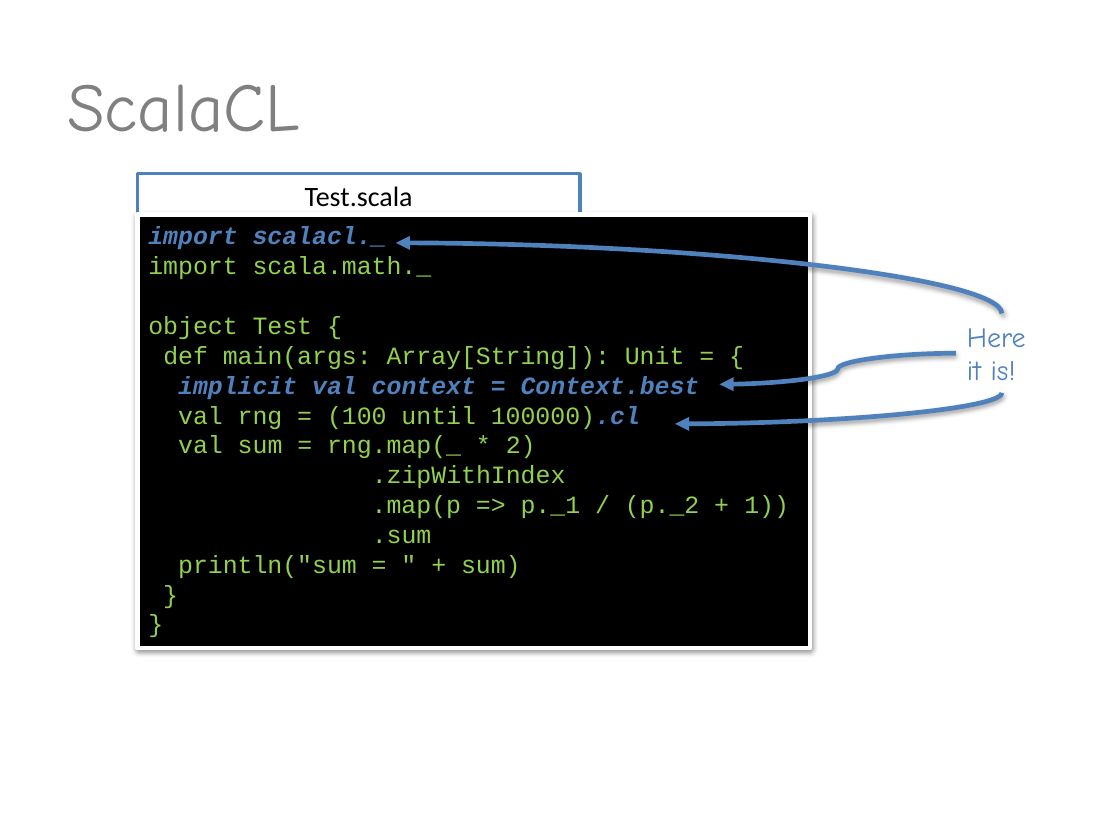
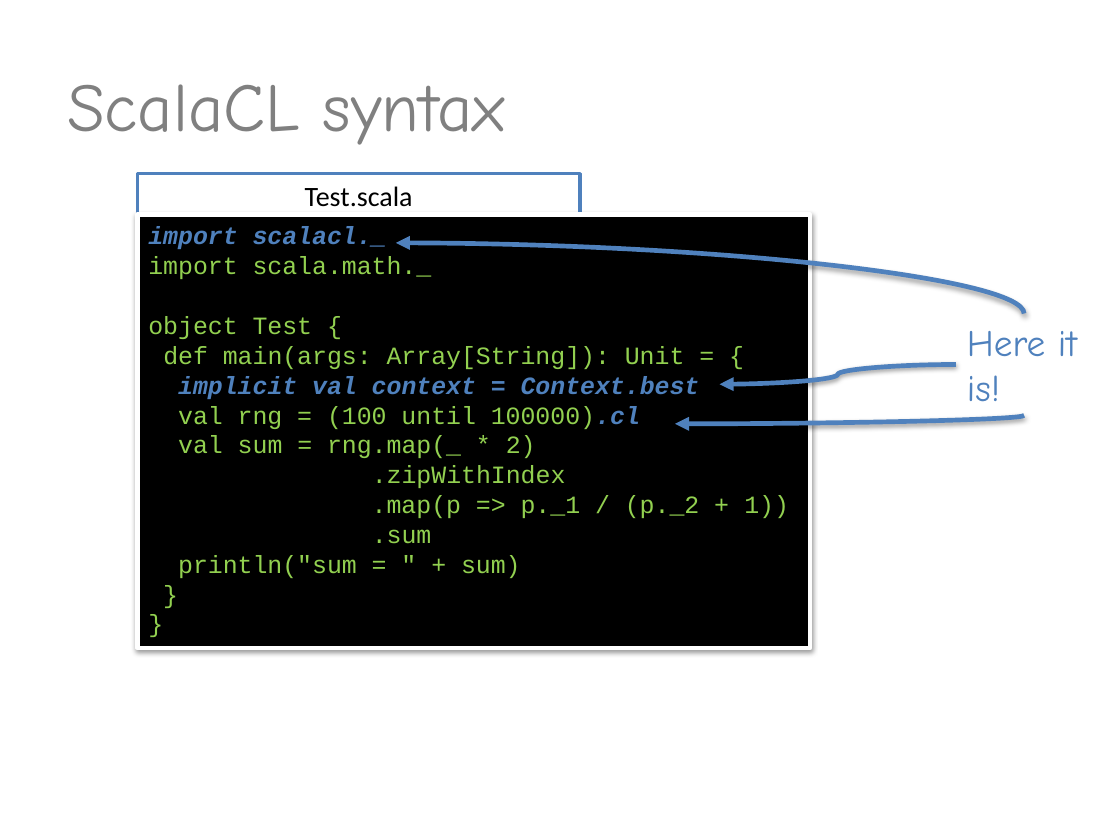
Before and after one commit to valdisxp1/scalaCL-chisel-presentation, a slide deck: slide 4 of ScalaCL_Chissel.pptx. Drawn at 1120x840 pixels with LibreOffice and Linux fonts; fonts in the diff are those of the drawing. Boxes give left, top, right and bottom in pixels: in the first picture for what was removed or moved away, otherwise in the second. Text is boxed around its words. In the diff, an @@ line names an element or a change of style, - is before the commit and + after.

Commit message:
almost done scalaCL part

```diff
--- a/ScalaCL_Chissel.pptx
+++ b/ScalaCL_Chissel.pptx
@@ title at bbox=[67, 84, 505, 145]: text changed @@
-ScalaCL
+ScalaCL syntax
@@ curved arrow moved from (1002, 314) - (395, 243) to (1024, 314) - (395, 243) @@
@@ text "Here it is!" at bbox=[967, 331, 1077, 402]: size 18 to 24 pt @@
@@ curved arrow moved from (955, 353) - (719, 384) to (955, 364) - (719, 384) @@
@@ curved arrow moved from (1002, 393) - (675, 423) to (1024, 416) - (675, 423) @@
```
Also in this commit, not shown: 1 other slide changed, 3 slides added, 1 slide removed.
